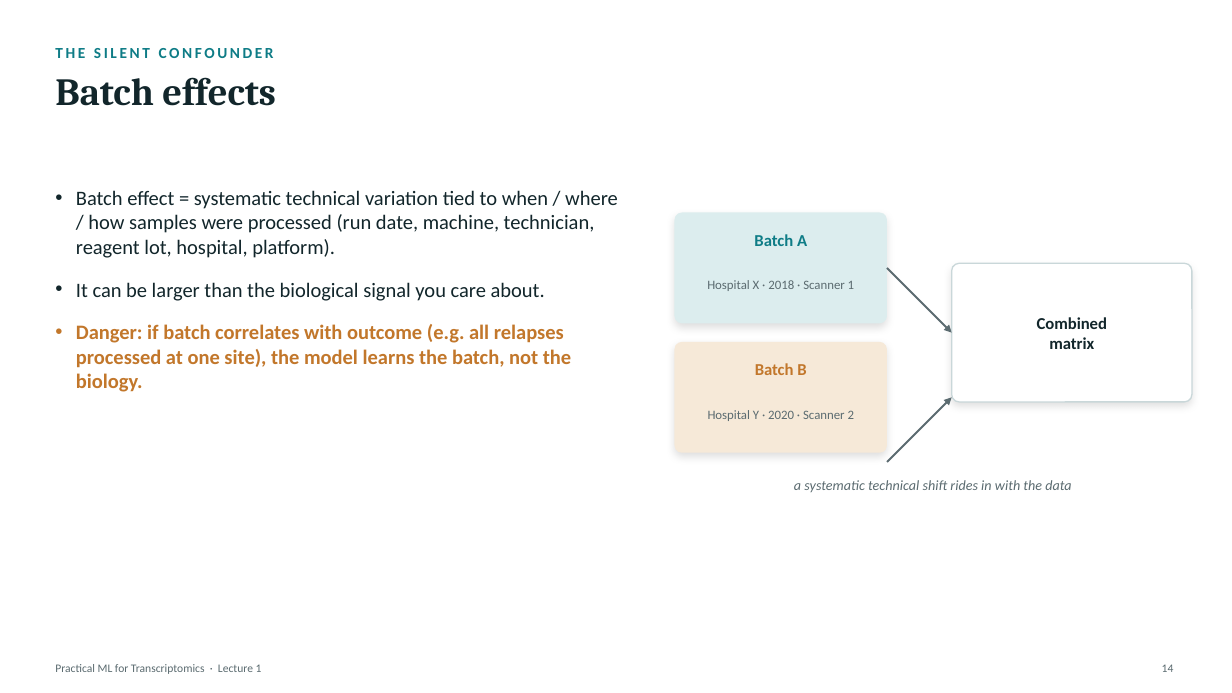
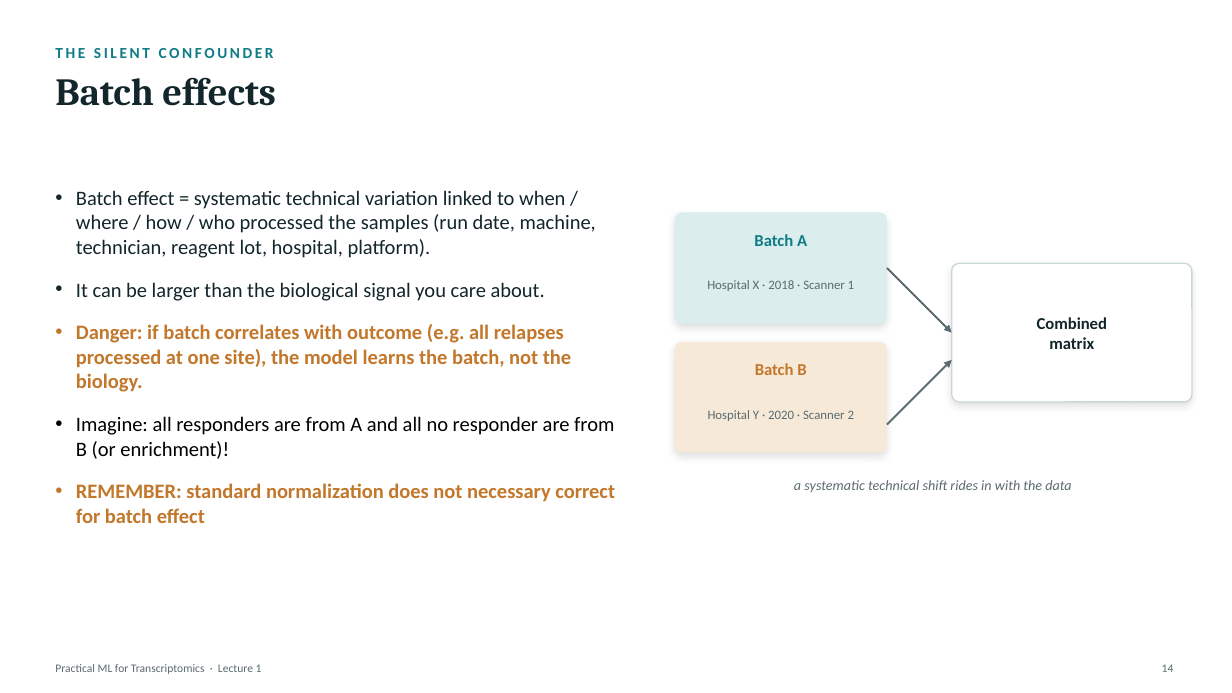
Before and after one commit to zhanyinx/ml26, a slide deck: slide 14 of lessons/lesson01_biological_question/theory/slides/Lecture1 - From Biological Question to ML Problem.pptx. Drawn at 1232x693 pixels with LibreOffice and Linux fonts; fonts in the diff are those of the drawing. Boxes give left, top, right and bottom in pixels: in the first picture for what was removed or moved away, otherwise in the second. Text is boxed around its words. In the diff, an @@ line names an element or a change of style, - is before the commit and + after.

```diff
--- a/lessons/lesson01_biological_question/theory/slides/Lecture1 - From Biological Question to ML Problem.pptx
+++ b/lessons/lesson01_biological_question/theory/slides/Lecture1 - From Biological Question to ML Problem.pptx
@@ text at (76,190,596,258): text changed @@
-• Batch effect = systematic technical variation tied to when / where / how samples were processed (run date, machine, technician, reagent lot, hospital, platform).
+• Batch effect = systematic technical variation linked to when / where / how / who processed the samples (run date, machine, technician, reagent lot, hospital, platform).
@@ arrow moved from (887, 462) - (952, 397) to (887, 424) - (952, 360) @@
@@ text at (76,416,615,523): paragraphs added @@
+• Imagine: all responders are from A and all no responder are from B (or enrichment)!
+• REMEMBER: standard normalization does not necessary correct for batch effect
```
Also in this commit, not shown: 16 other slides changed, 1 slide removed.
